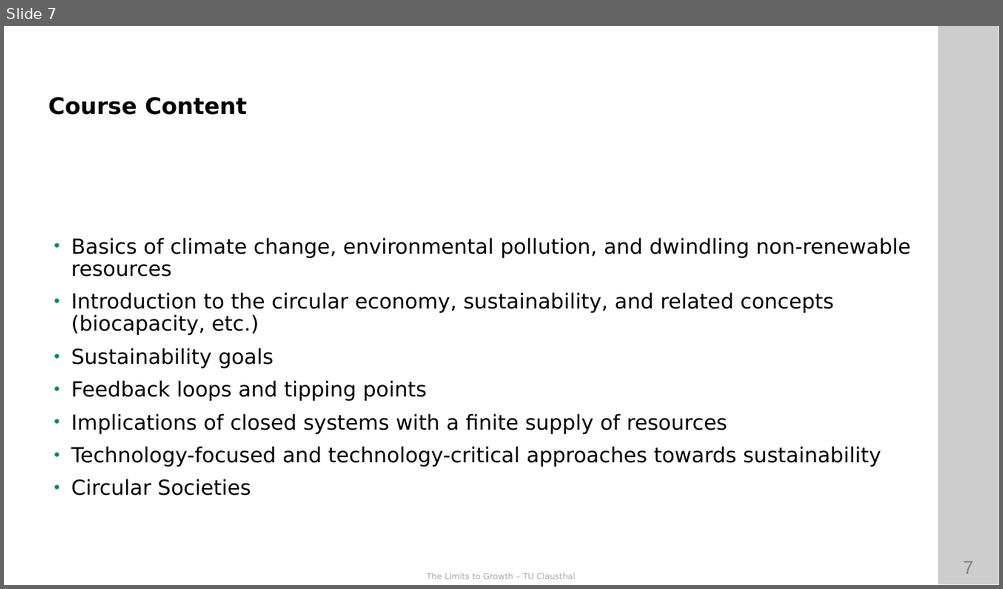
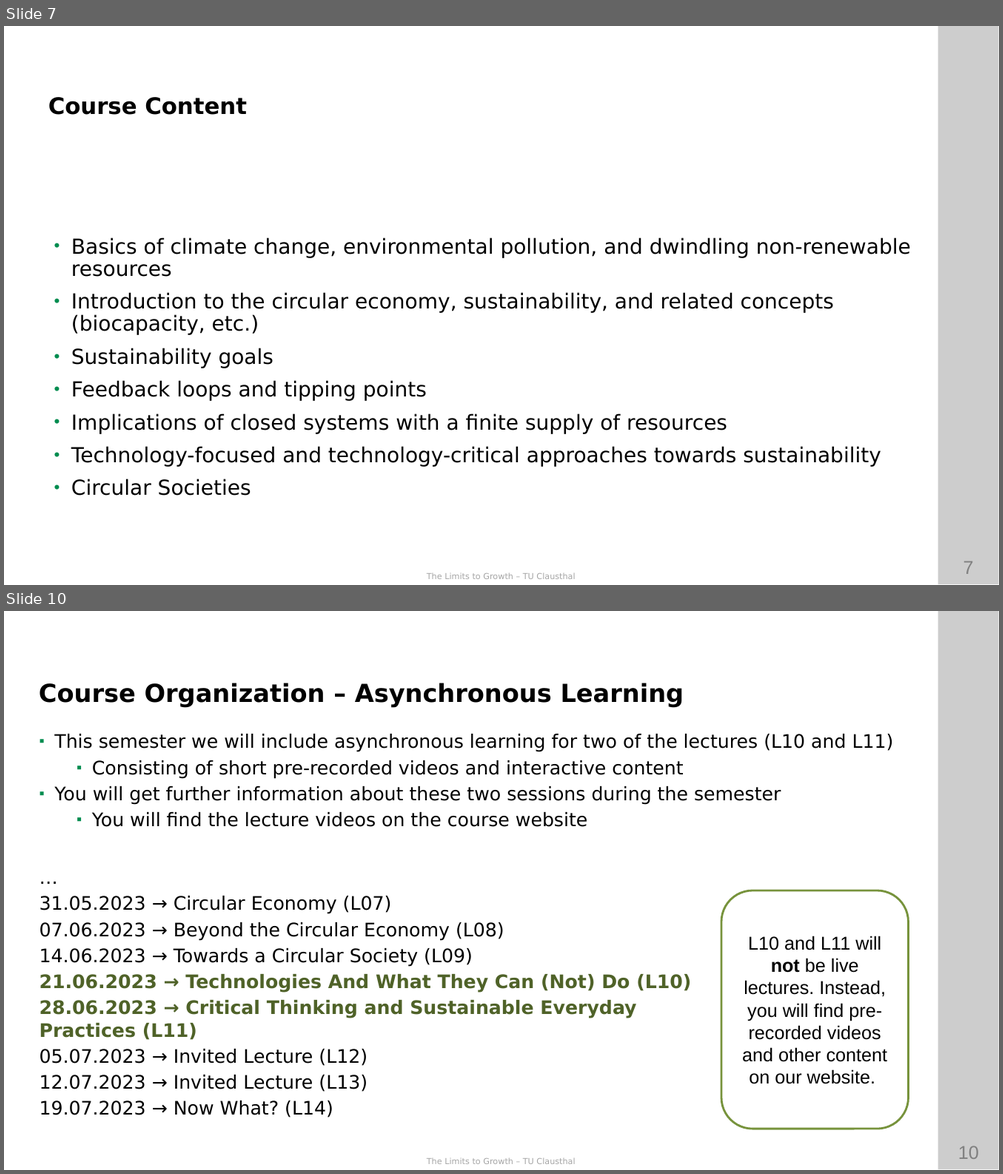
Before and after one commit to ETCE-LAB/teaching-material, a slide deck: The-Limits-to-Growth/LTG-L00-Organization.pptx. Shown one above the other, each under a label of ours: slide 7 before the commit, slides 7 and 10 after it; the slides between them are not shown. The pictures are 1003x589 and 1003x1174 pixels, drawn with LibreOffice and Linux fonts; fonts in the diff are those of the drawing; background and template pictures are left out. Boxes give left, top, right and bottom in pixels: in the first picture for what was removed or moved away, otherwise in the second. Text is boxed around its words. In the diff, an @@ line names an element or a change of style, - is before the commit and + after.

```diff
--- a/The-Limits-to-Growth/LTG-L00-Organization.pptx
+++ b/The-Limits-to-Growth/LTG-L00-Organization.pptx
@@ slide 10 added at [4,611,999,1170], background #FFFFFF; not listed: 4 template elements that a slide beside it also shows @@
@@ text added at [39,683,684,707], 24 pt, text #000000, bold @@
+Course Organization – Asynchronous Learning
@@ text added at [54,734,893,827], 18 pt, text #000000 @@
+▪ This semester we will include asynchronous learning for two of the lectures (L10 and L11)
+  ▪ Consisting of short pre-recorded videos and interactive content
+▪ You will get further information about these two sessions during the semester
+  ▪ You will find the lecture videos on the course website
@@ text added at [40,896,691,1118], 18 pt, text #000000 @@
+…
+31.05.2023 → Circular Economy (L07)
+07.06.2023 → Beyond the Circular Economy (L08)
+14.06.2023 → Towards a Circular Society (L09)
+21.06.2023 → Technologies And What They Can (Not) Do (L10)
+28.06.2023 → Critical Thinking and Sustainable Everyday Practices (L11)
+05.07.2023 → Invited Lecture (L12)
+12.07.2023 → Invited Lecture (L13)
+19.07.2023 → Now What? (L14)
@@ rounded rectangle added at [721,891,908,1130], fill #FFFFFF, outline #77933C 2 pt, 18 pt, text #000000 @@
+L10 and L11 will not be live lectures. Instead, you will find pre-recorded videos and other content on our website.
```
Also in this commit, not shown: 5 slides changed, 1 slide removed.
